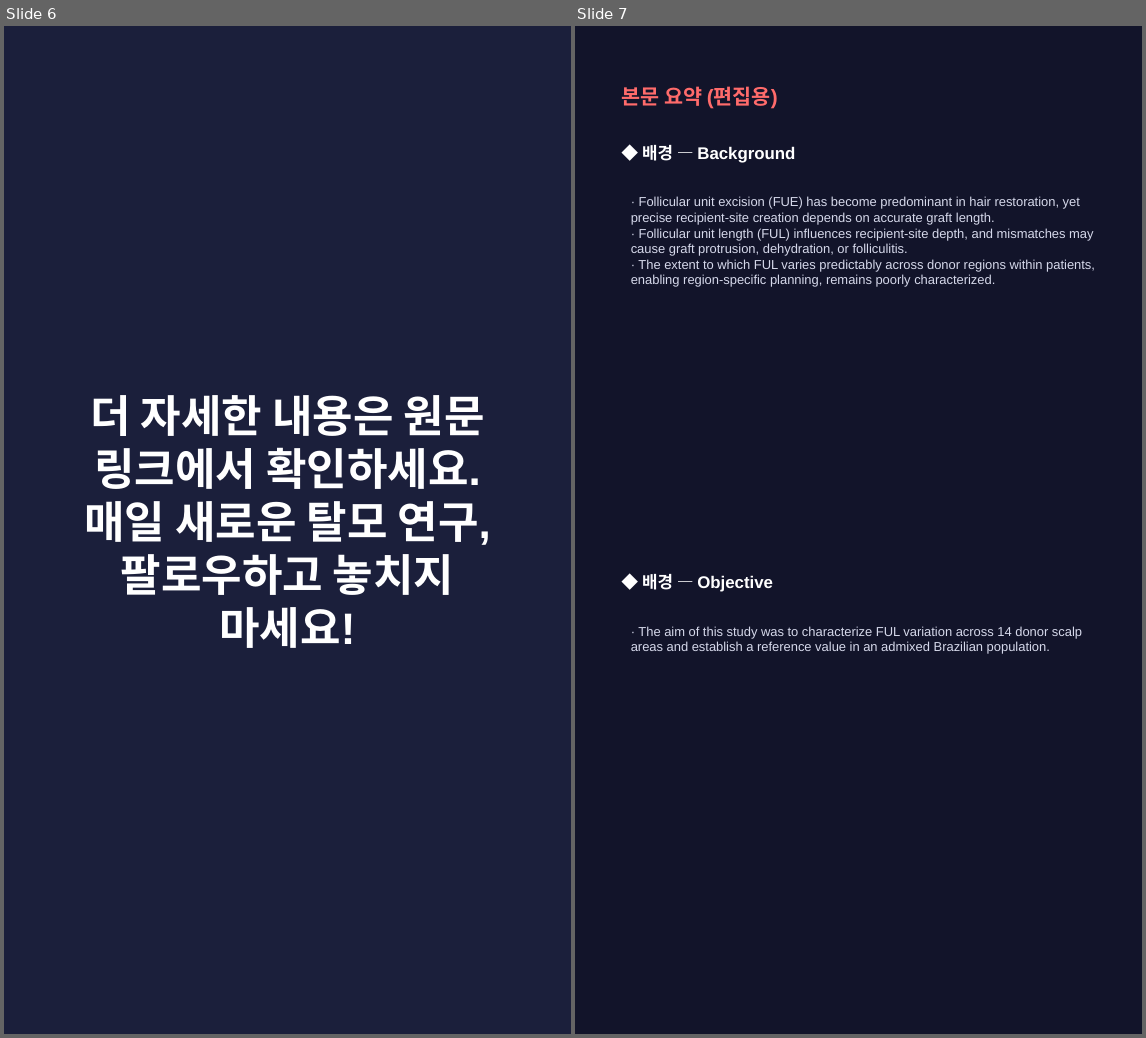
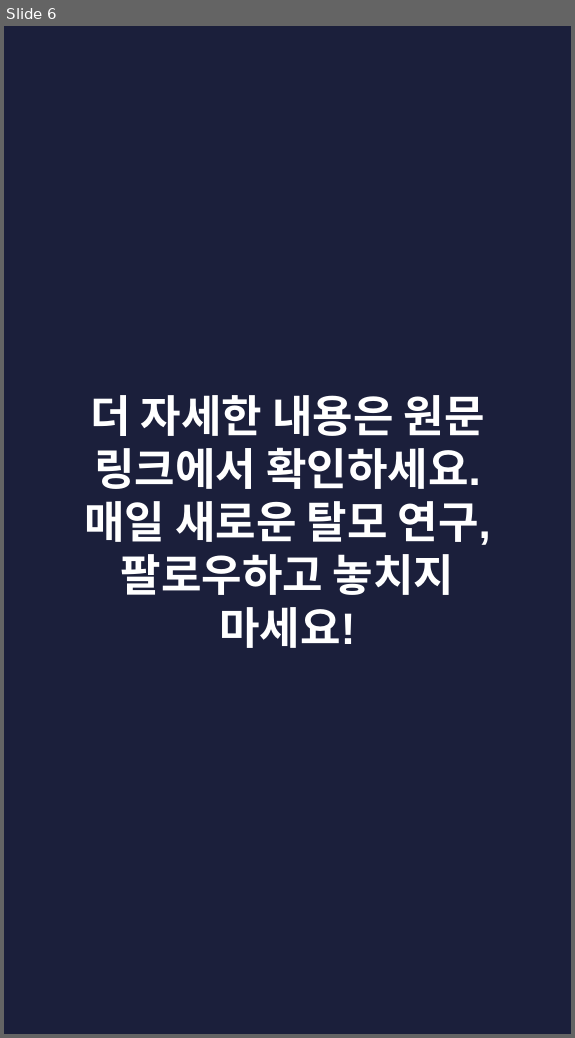
Before and after one commit to hyokang2010-BJ-ANTH/product-builder-test, a slide deck: pwa/data/latest/slides.pptx. Shown side by side, each under a label of ours: slides 6 and 7 before the commit, slide 6 after it. The pictures are 1146x1038 and 575x1038 pixels, drawn with LibreOffice and Linux fonts; fonts in the diff are those of the drawing. Boxes give left, top, right and bottom in pixels: in the first picture for what was removed or moved away, otherwise in the second. Text is boxed around its words. In the diff, an @@ line names an element or a change of style, - is before the commit and + after.

```diff
--- a/pwa/data/latest/slides.pptx
+++ b/pwa/data/latest/slides.pptx
@@ slide 7 removed at [575, 26, 1142, 1034], background #12142A @@
@@ text removed at [621, 86, 778, 109] @@
-본문 요약 (편집용)
@@ text removed at [642, 145, 795, 163] @@
-◆ 배경 — Background
@@ text removed at [631, 196, 1095, 287] @@
-· Follicular unit excision (FUE) has become predominant in hair restoration, yet precise recipient-site creation depends on accurate graft length.
-· Follicular unit length (FUL) influences recipient-site depth, and mismatches may cause graft protrusion, dehydration, or folliculitis.
-· The extent to which FUL varies predictably across donor regions within patients, enabling region-specific planning, remains poorly characterized.
@@ text removed at [642, 574, 773, 592] @@
-◆ 배경 — Objective
@@ text removed at [631, 626, 1082, 654] @@
-· The aim of this study was to characterize FUL variation across 14 donor scalp areas and establish a reference value in an admixed Brazilian population.
```
Also in this commit, not shown: 2 slides changed, 5 slides added, 5 other slides removed, 26 other files.
